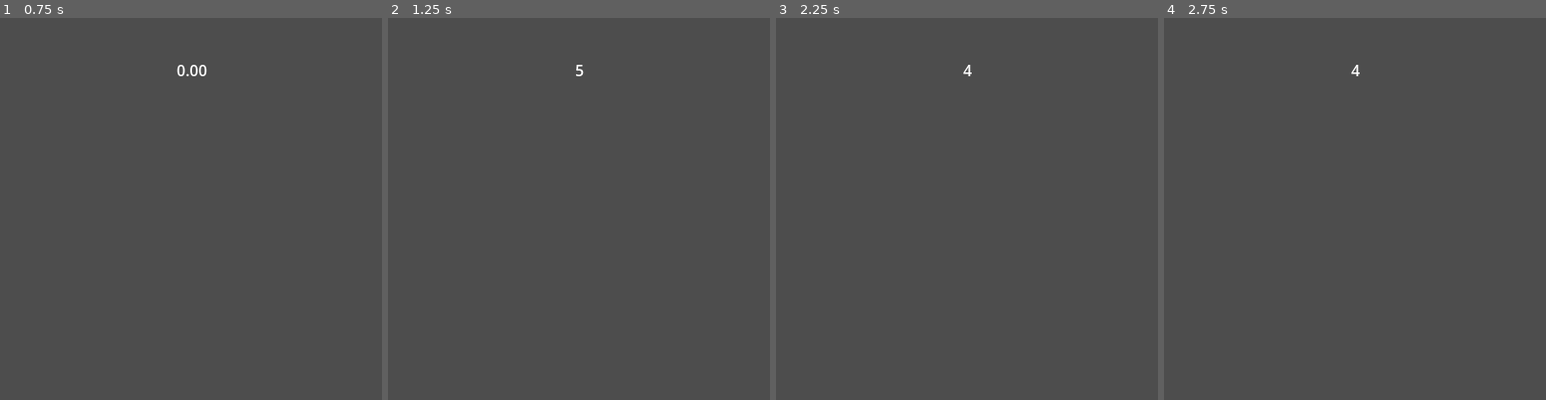
Above: before the commit, frames 1-4 (left to right).
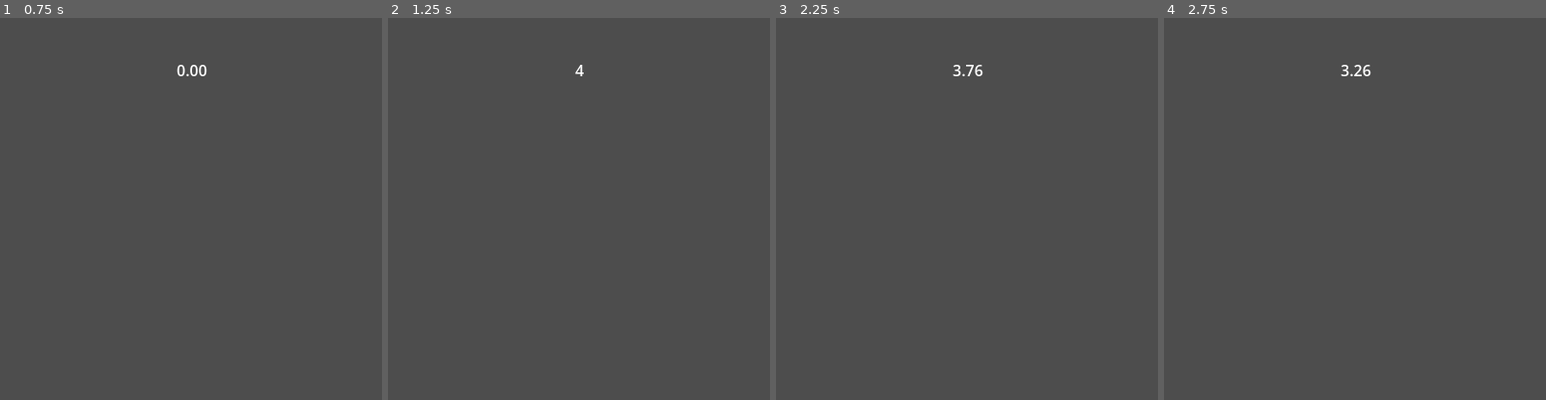
Above: after the commit, the same moments.

Repository: Thomas-Casadevall/GMTK2026
Game: Godot game, scene res://main_screen.tscn
Same seed, same stepped clock (60 frames per second), same inputs: the game is played once before the commit and once after it. The engine's default icon, where the game draws it, is replaced by a stand-in: a white triangle on a blue panel in a dark square.
Inputs:
- Up to frame 1 (0.75 s): tap Enter at 0.5 s; tap Space at 0.6 s
- Up to frame 2 (1.25 s): tap Space at 0.77, 1.07 s
- Up to frame 3 (2.25 s): tap Space at 1.25, 1.35, 1.52, 1.82, 2.1 s; tap Enter at 2 s
- Up to frame 4 (2.75 s): no input
The pictures show only the part of the screen within x 24-74%, y 0-50%; the shares and areas given below are measured in that part.

Frame 1 is identical in both runs. In frame 2, less than 0.1% of the frame differs, in the area x 49-52%, y 12-16%; in frame 3, 0.1%; in frame 4, 0.1%, in the area x 46-55%, y 12-16%.

Commit message:
add time window

Diff:
--- a/main_screen.gd
+++ b/main_screen.gd
@@ -1,6 +1,8 @@
 extends Node2D
 
 #var screens: Array[Node2D]
+
+var TOTAL_TIME:float = 5;
 
 var main_timer:Timer;
 
@@ -14,6 +16,7 @@
 # Called when the node enters the scene tree for the first time.
 func _ready() -> void:
 	main_timer = get_node("main_timer")
+	#GlobalSignalHandler.rocket_exploded.connect(on_rocket_crashed)
 	add_screen()
 	pass
 
@@ -24,9 +27,10 @@
 
 func add_screen() -> void:
 	var scene = space_screen_scene.instantiate()
-	GlobalSignalHandler.connect("on_rocket_launch", on_rocket_launch)
+	#GlobalSignalHandler.connect("on_rocket_launch", on_rocket_launch)
+	scene.rocket_exploded.connect(on_rocket_crashed)
 	list_space_scenes.append(scene)
-
+	scene.init_time(TOTAL_TIME, fenetre)
 	add_child(scene)
 	main_timer.timeout.connect(scene.sync)
 	print("on ajoute une scene")
@@ -36,19 +40,23 @@
 		if event.pressed and event.keycode == KEY_SPACE:
 			var at_least_one_launched:bool = false;
 			# si c'est dans la fenetre on balance au scenes filles
-			if main_timer.time_left > fenetre and main_timer.time_left < 1 - fenetre :
-				game_over("out of rythm")
-			else :
+			if main_timer.time_left < fenetre or main_timer.time_left > 1 - fenetre :
 				for scene in list_space_scenes:
 					if scene.space_key_pressed():
 						at_least_one_launched = true
 				if (!at_least_one_launched):
 					game_over("no rocket to launch !")
+			else :
+				game_over("out of rythm")
 
 
 func on_rocket_launch():
 	print("Main receveive : rocket launched")
 
+func on_rocket_crashed():
+	game_over("no rocket to launch !")
+
+
 
 func game_over(cause):
 	print ("GAME OVER : ", cause)
--- a/space_screen.gd
+++ b/space_screen.gd
@@ -1,8 +1,12 @@
 extends Node2D
 
 var TOTAL_TIME: float = 6;
+var FENETRE: float = 0.1;
+var init_done: bool = false;
+var crashed: bool = false;
 
 signal rocket_launched
+signal rocket_exploded
 
 var is_launched = false
 var is_crashed = true
@@ -12,6 +16,7 @@
 # Called when the node enters the scene tree for the first time.
 func _ready() -> void:
 	$COUNTDOWN.wait_time = TOTAL_TIME
+	$Countdown_container/Countdown_label.text = str(TOTAL_TIME)
 
 
 # Called every frame. 'delta' is the elapsed time since the previous frame.
@@ -20,9 +25,16 @@
 	var decimals = 2 if time <= 4 else 0
 	$Countdown_container/Countdown_label.text = str(time).pad_decimals(decimals)
 
+func init_time(_time :int, _fenetre :int) -> void:
+	TOTAL_TIME = _time
+	FENETRE = _fenetre
+	$COUNTDOWN.wait_time = TOTAL_TIME
+	$Timeout_fenetre.wait_time = _fenetre
+	$Countdown_container/Countdown_label.text = str(TOTAL_TIME)
+	init_done = true;
 
 func sync() -> void:
-	if is_synced:
+	if is_synced or !init_done:
 		return
 	$COUNTDOWN.start()
 	is_synced = true
@@ -30,7 +42,9 @@
 
 func space_key_pressed() -> bool:
 	print("scene received space")
-	if $COUNTDOWN.time_left < 1:
+	print($COUNTDOWN.time_left)
+	if $COUNTDOWN.time_left < 1.0:
+		print("rocket envoyee")
 		$Countdown_container/Countdown_label.text = "Launched !"
 		is_launched = true
 		GlobalSignalHandler.emit_signal("rocket_launched")
@@ -39,6 +53,12 @@
 
 
 func _on_countdown_timeout() -> void:
-	print("Game over")
+	$Timeout_fenetre.start()
+
+
+func _on_timeout_fenetre_timeout() -> void:
+
+	rocket_exploded.emit()
+	print("Game over fenetre")
 	is_crashed = true
 	$Countdown_container/Countdown_label.text = "Crashed !"
--- a/space_screen.tscn
+++ b/space_screen.tscn
@@ -19,5 +19,10 @@
 text = "0.0"
 
 [node name="COUNTDOWN" type="Timer" parent="." unique_id=1705806092]
+one_shot = true
+
+[node name="Timeout_fenetre" type="Timer" parent="." unique_id=433100304]
+one_shot = true
 
 [connection signal="timeout" from="COUNTDOWN" to="." method="_on_countdown_timeout"]
+[connection signal="timeout" from="Timeout_fenetre" to="." method="_on_timeout_fenetre_timeout"]
